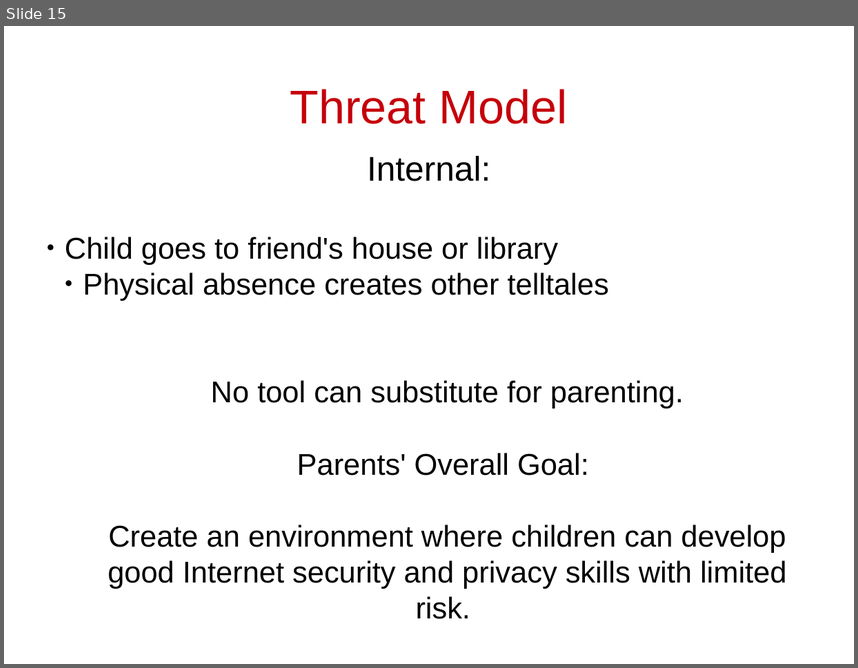
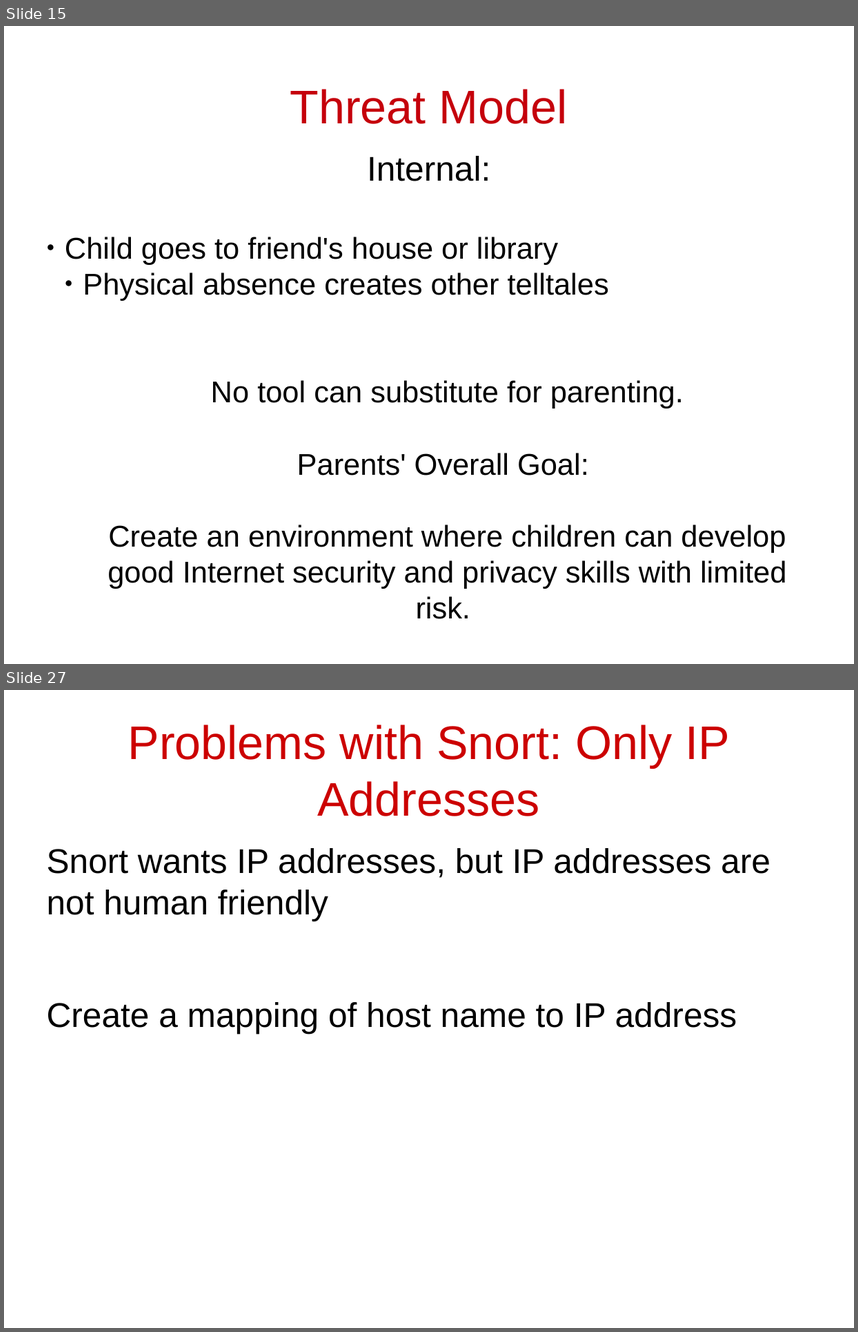
Before and after one commit to cschreiner/kindsicher, a slide deck: proj/presentation_dec09/combined.odp. Shown one above the other, each under a label of ours: slide 15 before the commit, slides 15 and 27 after it; the slides between them are not shown. The pictures are 858x668 and 858x1332 pixels, drawn with LibreOffice and Linux fonts; fonts in the diff are those of the drawing. Boxes give left, top, right and bottom in pixels: in the first picture for what was removed or moved away, otherwise in the second. Text is boxed around its words. In the diff, an @@ line names an element or a change of style, - is before the commit and + after.

```diff
--- a/proj/presentation_dec09/combined.odp
+++ b/proj/presentation_dec09/combined.odp
@@ slide 27 added at (x1=4, y1=690, x2=854, y2=1328), background #FFFFFF @@
@@ title added at (x1=128, y1=724, x2=729, y2=816), 44 pt, text #CC0000 @@
+Problems with Snort: Only IP Addresses
@@ text added at (x1=47, y1=848, x2=771, y2=1034), 32 pt, text #000000 @@
+Snort wants IP addresses, but IP addresses are not human friendly
+Create a mapping of host name to IP address
```
Also in this commit, not shown: 2 slides changed, 11 other slides added.
